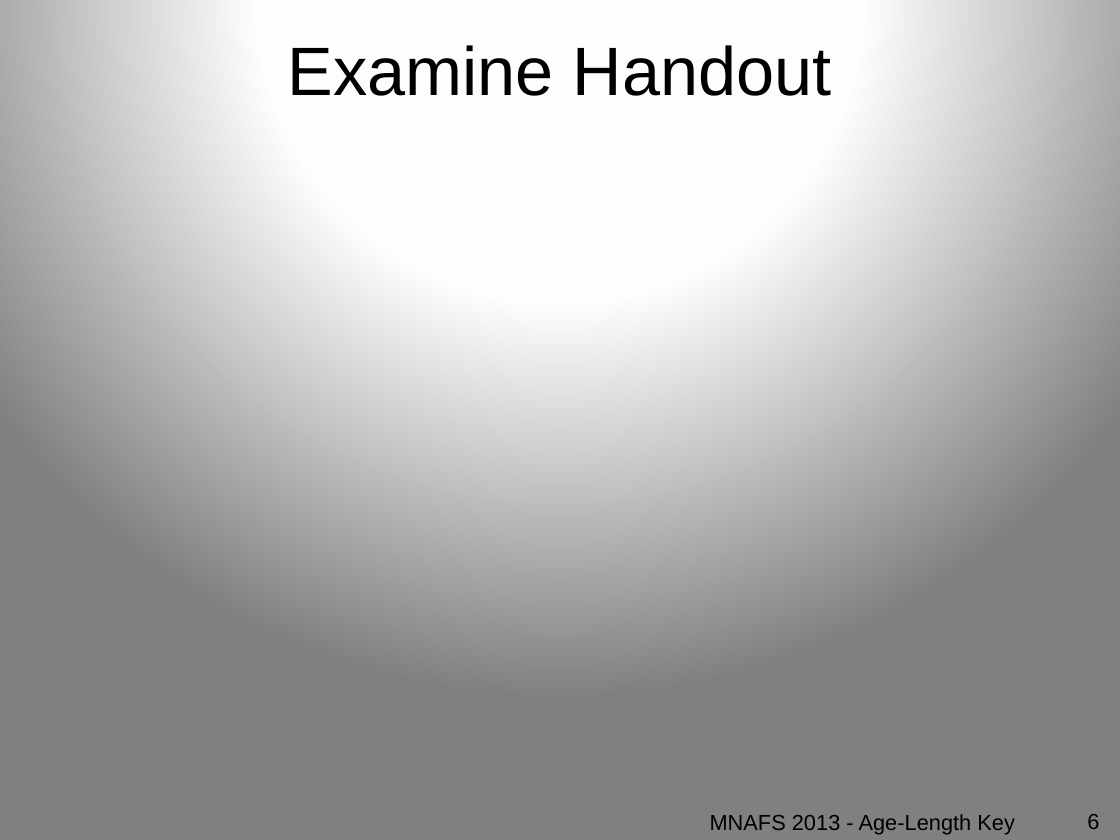
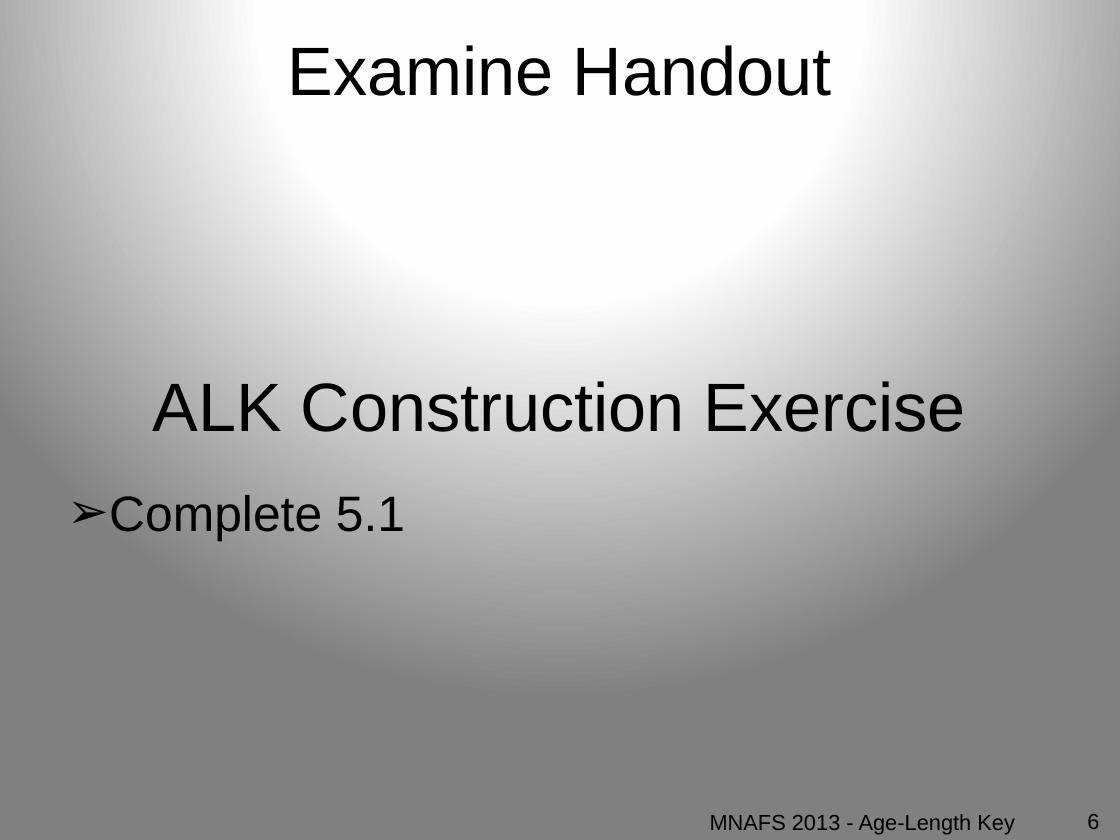
Before and after one commit to droglenc/AFSPortland2015, a slide deck: slide 6 of Slides/02_AgeLengthKey.pptx. Drawn at 1120x840 pixels with LibreOffice and Linux fonts; fonts in the diff are those of the drawing. Boxes give left, top, right and bottom in pixels: in the first picture for what was removed or moved away, otherwise in the second. Text is boxed around its words. In the diff, an @@ line names an element or a change of style, - is before the commit and + after.

Commit message:
Adjustments to both ALK ppt and handouts

```diff
--- a/Slides/02_AgeLengthKey.pptx
+++ b/Slides/02_AgeLengthKey.pptx
@@ text added at (152, 381, 966, 432), 44 pt, text #000000 @@
+ALK Construction Exercise
@@ text added at (109, 495, 405, 541), 32 pt, text #000000 @@
+➢ Complete 5.1
```
Also in this commit, not shown: 7 other slides changed, 7 other files.
